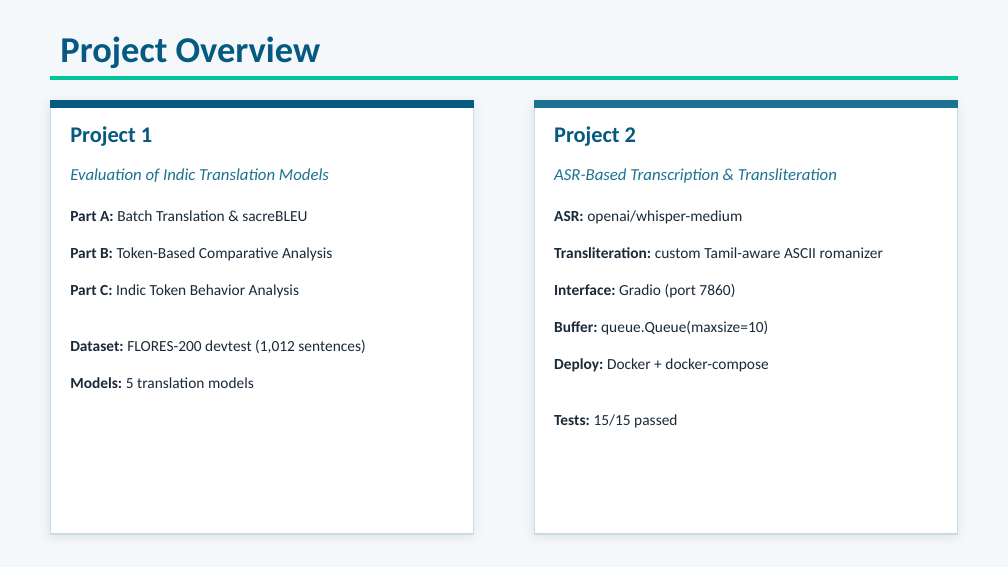
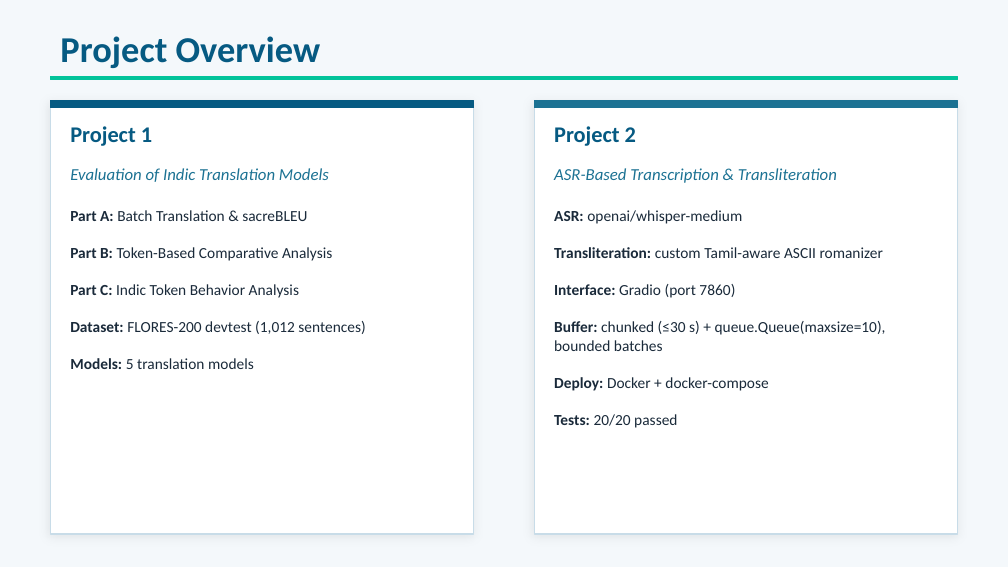
Before and after one commit to samadarsh/indic-translation-asr-project, a slide deck: slide 2 of presentation/final_presentation.pptx. Drawn at 1008x567 pixels with LibreOffice and Linux fonts; fonts in the diff are those of the drawing. Boxes give left, top, right and bottom in pixels: in the first picture for what was removed or moved away, otherwise in the second. Text is boxed around its words. In the diff, an @@ line names an element or a change of style, - is before the commit and + after.

Commit message:
Implement chunked-audio buffer with bounded batching for Task 2 ASR
- Add split_audio() and cleanup_chunks() helpers in app/utils.py for
  fixed-duration (<=30s) WAV chunk generation via pydub
- Refactor transcribe_with_buffer() in app/asr_pipeline.py to process all
  chunks via bounded batches; long audio is no longer truncated at the
  queue capacity of 10
- Add TestAudioSplitting (4 tests) and TestChunkBatching (1 mock test)
  in test_pipeline.py; total unit test count is now 20
- Add pydub>=0.25.1 to task2 requirements.txt
- Update task2 README, project1/2 summary PDFs, system_architecture.png,
  buffer_flow_diagram.png, and final_presentation.pptx to reflect the
  new chunked-audio architecture and 20-test count

```diff
--- a/presentation/final_presentation.pptx
+++ b/presentation/final_presentation.pptx
@@ text "Part A: Batch Translation & ..." rewrapped from (x1=70, y1=210, x2=365, y2=388) to (x1=70, y1=210, x2=365, y2=369) @@
@@ text at (x1=554, y1=321, x2=886, y2=351): text changed @@
-Buffer: queue.Queue(maxsize=10)
+Buffer: chunked (≤30 s) + queue.Queue(maxsize=10), bounded batches
@@ text at (x1=554, y1=414, x2=677, y2=428): text changed @@
-Tests: 15/15 passed
+Tests: 20/20 passed
```
Also in this commit, not shown: 6 other slides changed, 9 other files.
